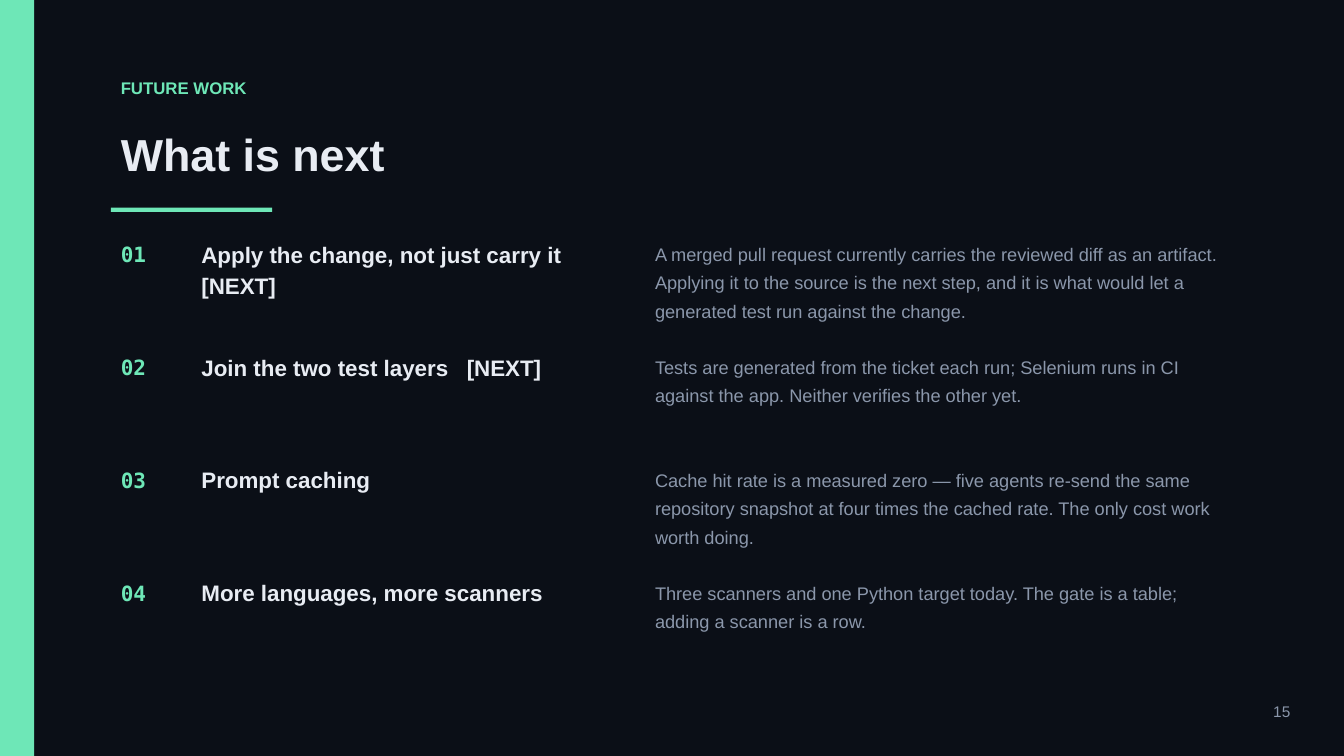
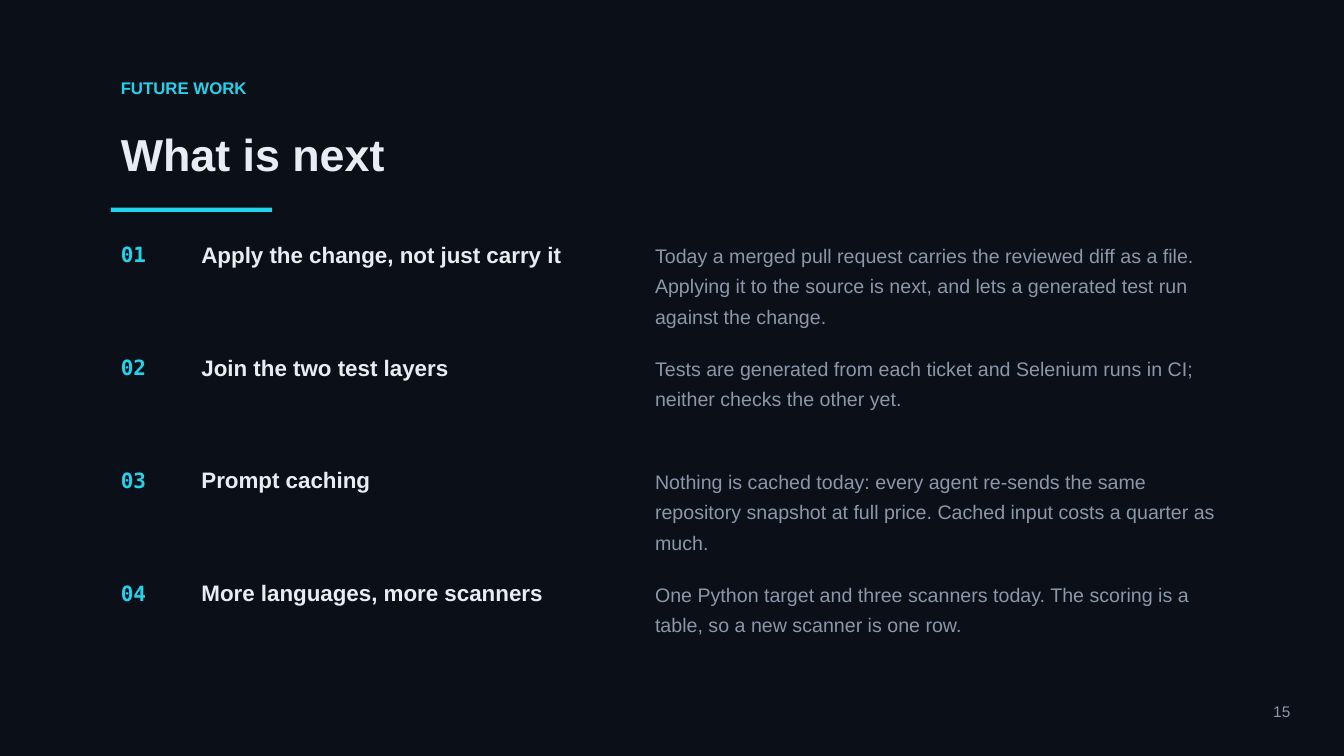
Before and after one commit to mohamedsorour1998/technical-presentations, a slide deck: slide 15 of talks/devops-hackathon-final/pitch/TheAgentOrg-Final.pptx. Drawn at 1344x756 pixels with LibreOffice and Linux fonts; fonts in the diff are those of the drawing. Boxes give left, top, right and bottom in pixels: in the first picture for what was removed or moved away, otherwise in the second. Text is boxed around its words. In the diff, an @@ line names an element or a change of style, - is before the commit and + after.

```diff
--- a/talks/devops-hackathon-final/pitch/TheAgentOrg-Final.pptx
+++ b/talks/devops-hackathon-final/pitch/TheAgentOrg-Final.pptx
@@ rectangle removed at (0, 0, 34, 756) @@
@@ rectangle at (111, 208, 272, 212): fill #6EE7B7 to #22D3EE @@
@@ text at (201, 246, 561, 268): text changed @@
-Apply the change, not just carry it [NEXT]
+Apply the change, not just carry it
@@ text at (655, 249, 1193, 328): text changed; size 13 to 14 pt @@
-A merged pull request currently carries the reviewed diff as an artifact. Applying it to the source is the next step, and it is what would let a generated test run against the change.
+Today a merged pull request carries the reviewed diff as a file. Applying it to the source is next, and lets a generated test run against the change.
@@ text at (201, 359, 449, 381): text changed @@
-Join the two test layers [NEXT]
+Join the two test layers
@@ text at (655, 362, 1193, 410): text changed; size 13 to 14 pt @@
-Tests are generated from the ticket each run; Selenium runs in CI against the app. Neither verifies the other yet.
+Tests are generated from each ticket and Selenium runs in CI; neither checks the other yet.
@@ text at (655, 475, 1215, 550): text changed; size 13 to 14 pt @@
-Cache hit rate is a measured zero — five agents re-send the same repository snapshot at four times the cached rate. The only cost work worth doing.
+Nothing is cached today: every agent re-sends the same repository snapshot at full price. Cached input costs a quarter as much.
@@ text colour #6EE7B7 to #22D3EE in 5 elements at (121, 82, 246, 94), (121, 246, 146, 263), (121, 359, 146, 376), (121, 472, 146, 489), (121, 585, 146, 602) @@
@@ text at (655, 588, 1189, 635): text changed; size 13 to 14 pt @@
-Three scanners and one Python target today. The gate is a table; adding a scanner is a row.
+One Python target and three scanners today. The scoring is a table, so a new scanner is one row.
```
Also in this commit, not shown: 14 other slides changed, 3 other files.
